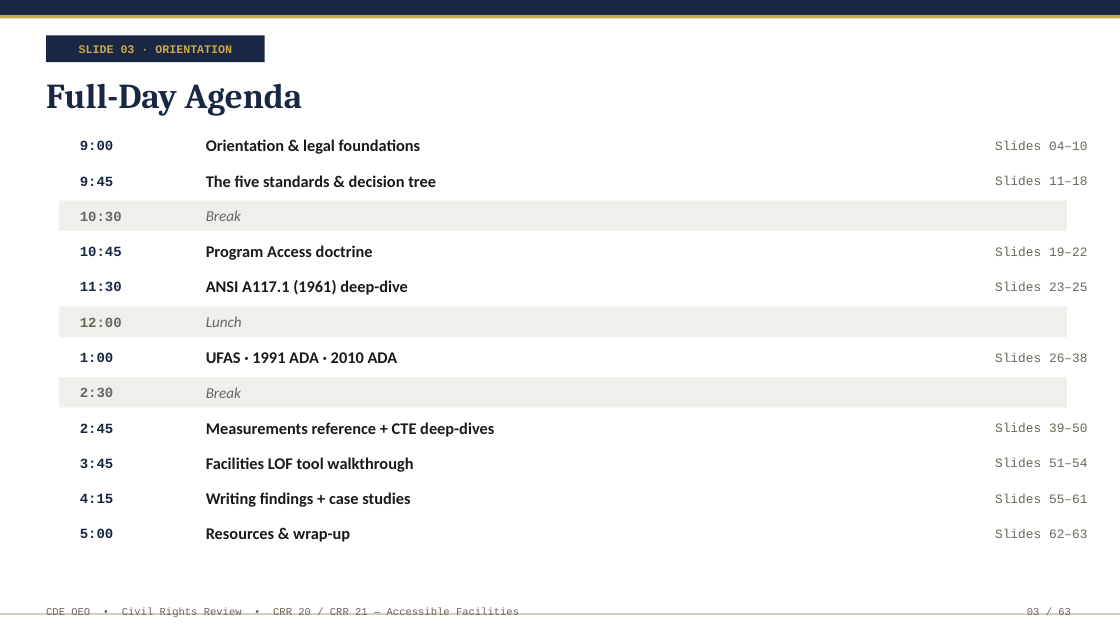
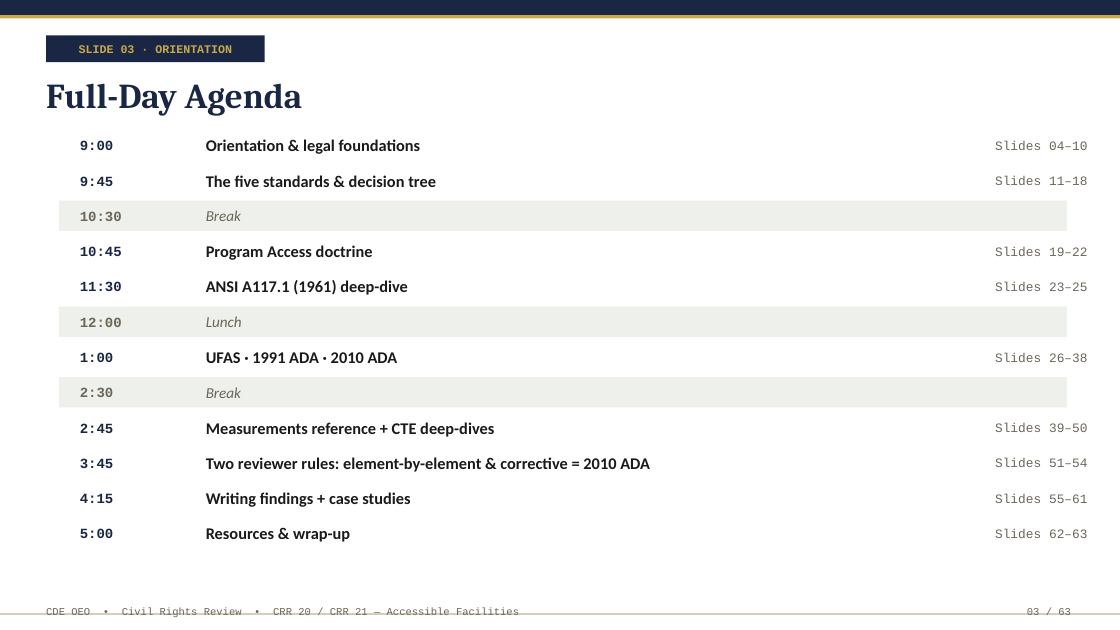
Before and after one commit to JaniCanCodeGo/JaniCanCodeGo, a slide deck: slide 3 of outputs/CRR_Accessibility_Training.pptx. Drawn at 1120x630 pixels with LibreOffice and Linux fonts; fonts in the diff are those of the drawing. Boxes give left, top, right and bottom in pixels: in the first picture for what was removed or moved away, otherwise in the second. Text is boxed around its words. In the diff, an @@ line names an element or a change of style, - is before the commit and + after.

```diff
--- a/outputs/CRR_Accessibility_Training.pptx
+++ b/outputs/CRR_Accessibility_Training.pptx
@@ text at (206,457,650,472): text changed @@
-Facilities LOF tool walkthrough
+Two reviewer rules: element-by-element & corrective = 2010 ADA
```
Also in this commit, not shown: 8 other slides changed, 3 slides added, 3 slides removed, 5 other files.
